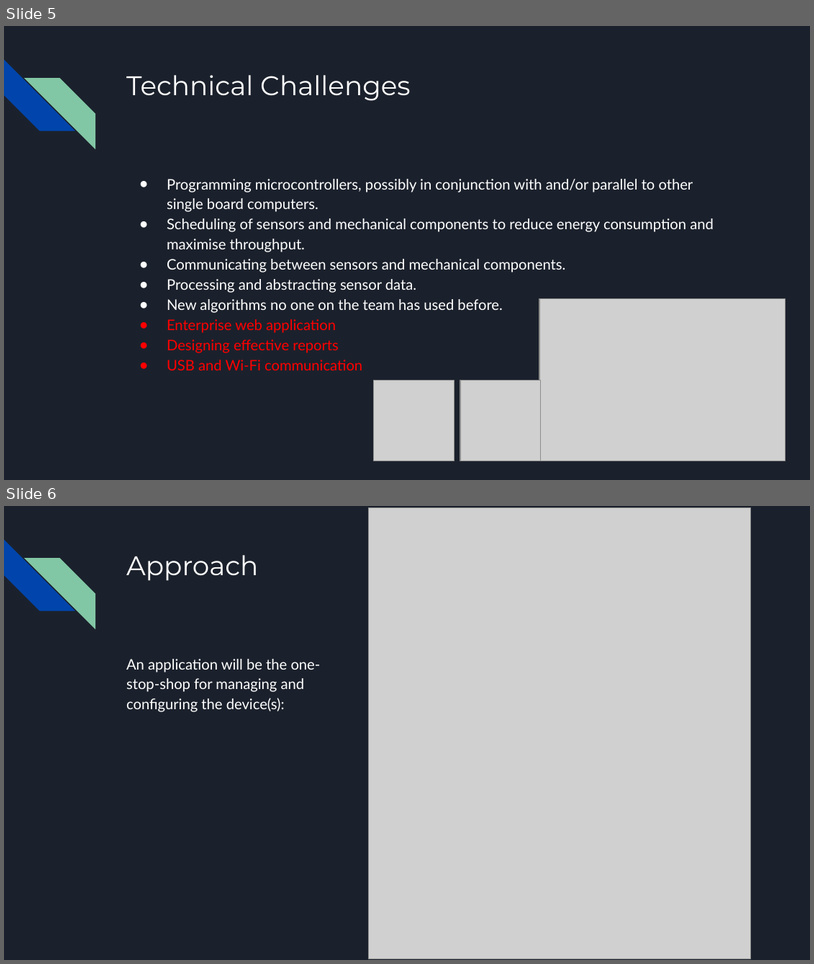
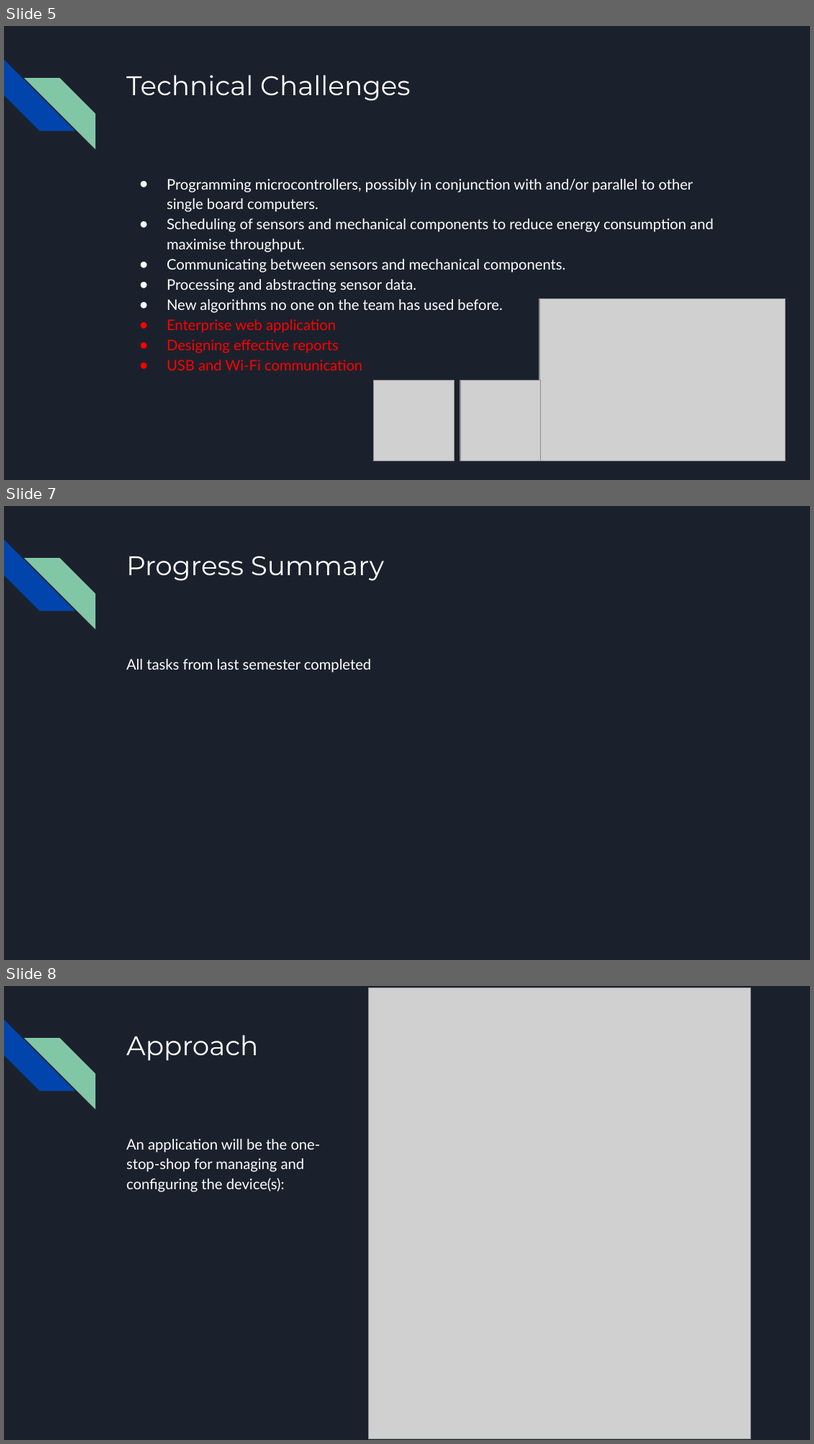
Before and after one commit to killsap/automated-multi-cycle-farming-in-space-website, a slide deck: docs/ProjectPlanPresentation2ndSemester.pptx. Shown one above the other, each under a label of ours: slides 5 and 6 before the commit, slides 5, 7 and 8 after it; the slides between them are not shown. The pictures are 814x964 and 814x1444 pixels, drawn with LibreOffice and Linux fonts; fonts in the diff are those of the drawing; grey boxes stand for pictures. Boxes give left, top, right and bottom in pixels: in the first picture for what was removed or moved away, otherwise in the second. Text is boxed around its words. In the diff, an @@ line names an element or a change of style, - is before the commit and + after.

```diff
--- a/docs/ProjectPlanPresentation2ndSemester.pptx
+++ b/docs/ProjectPlanPresentation2ndSemester.pptx
@@ slide 7 added at (4,506,810,960), background #1B212C; not listed: 2 template elements that a slide beside it also shows @@
@@ title added at (126,556,384,581), 24 pt, text #FFFFFF @@
+Progress Summary
@@ text added at (126,659,371,672), 13 pt, text #FFFFFF @@
+All tasks from last semester completed
@@ what was slide 6 is now slide 8 @@
```
Also in this commit, not shown: 1 other slide added, 1 other file.
